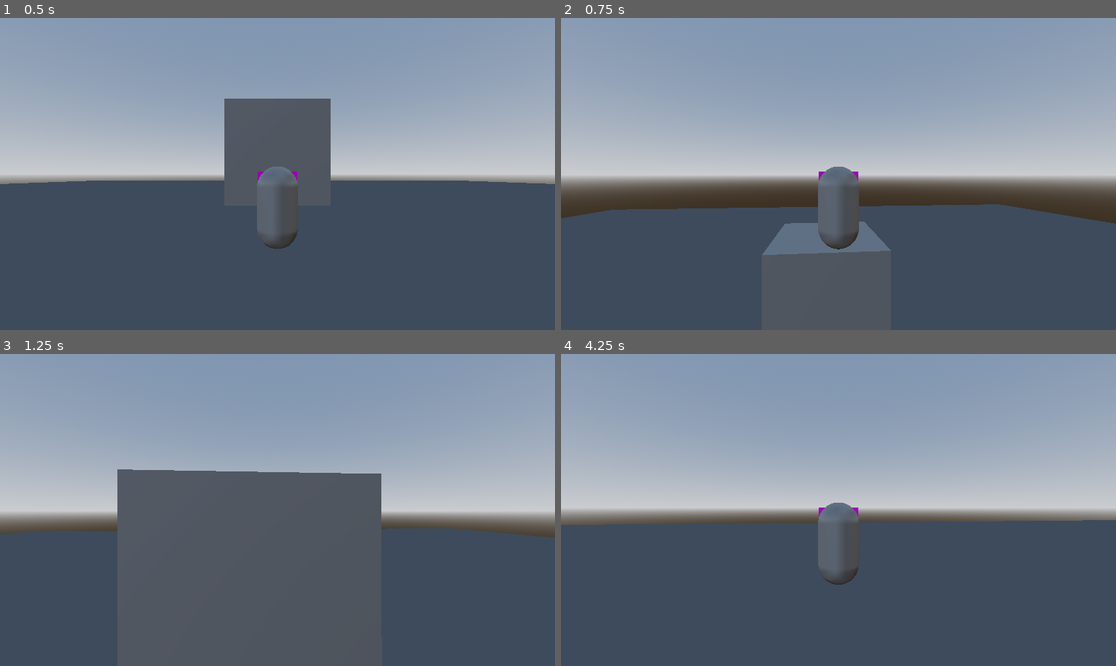
Above: before the commit, frames 1-4 (two rows, left to right).
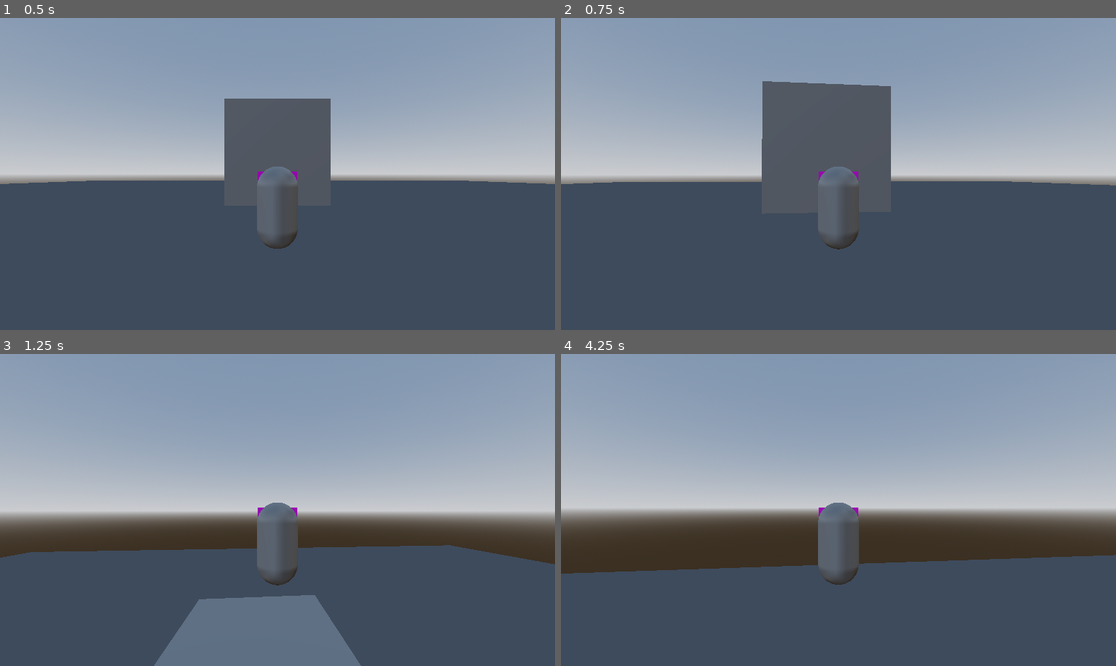
Above: after the commit, the same moments.

Repository: c-dez/3d-game
Game: Godot game, scene res://escenes/world/world.tscn
Same seed, same stepped clock (60 frames per second), same inputs: the game is played once before the commit and once after it.
Inputs (mouse positions are in pixels of both pictures, inside the frame that each line leads up to):
- Up to frame 1 (0.5 s): no input
- Up to frame 2 (0.75 s): tap Enter (ui_accept) at 0.5, 0.6 s; move the mouse to (866, 174) at 0.52 s; hold W (forward) from 0.53 s (still down)
- Up to frame 3 (1.25 s): keep holding W (forward); tap Space (jump, bound only after the commit) at 0.77, 0.8, 1.07 s
- Up to frame 4 (4.25 s): keep holding W (forward); move the mouse to (810, 510) at 1.27 s; tap Space (jump, bound only after the commit) at 1.35, 1.52, 1.82, 2.3, 3.02, 3.32, 3.6, 3.77, 4.07 s; tap Enter (ui_accept) at 1.55, 2.1, 2.85 s; move the mouse to (849, 503) at 2.02 s; move the mouse to (832, 516) at 2.77 s; move the mouse to (877, 513) at 3.52 s

Frame 1 is identical in both runs. In frame 2, 16% of the frame differs, in the area x 0-100%, y 20-76%; in frame 3, 21%, in the area x 0-100%, y 36-100%; in frame 4, 12%.

Commit message:
anadido referencia a jump en Keybindings.gd y actualizado scripts

Diff:
--- a/escenes/player/player.gd
+++ b/escenes/player/player.gd
@@ -75,7 +75,7 @@
 
 
 func jump(_delta:float) -> void:
-	if Input.is_action_just_pressed("ui_accept") and is_on_floor():
+	if Input.is_action_just_pressed(Keybindings.jump) and is_on_floor():
 		velocity.y = jump_velocity
 	if not is_on_floor():
 		if velocity.y < 0.0:
--- a/project.godot
+++ b/project.godot
@@ -48,3 +48,8 @@
 "events": [Object(InputEventKey,"resource_local_to_scene":false,"resource_name":"","device":-1,"window_id":0,"alt_press …(192 unchanged characters)…
 ]
 }
+jump={
+"deadzone": 0.2,
+"events": [Object(InputEventKey,"resource_local_to_scene":false,"resource_name":"","device":-1,"window_id":0,"alt_pressed":false,"shift_pressed":false,"ctrl_pressed":false,"meta_pressed":false,"pressed":false,"keycode":0,"physical_keycode":32,"key_label":0,"unicode":32,"location":0,"echo":false,"script":null)
+]
+}
--- a/scripts/keybinings/keybindings.gd
+++ b/scripts/keybinings/keybindings.gd
@@ -5,3 +5,6 @@
 var backwards: String = "backwards"
 var left: String = "left"
 var right: String = "right"
+
+#jump
+var jump: String = "jump"
